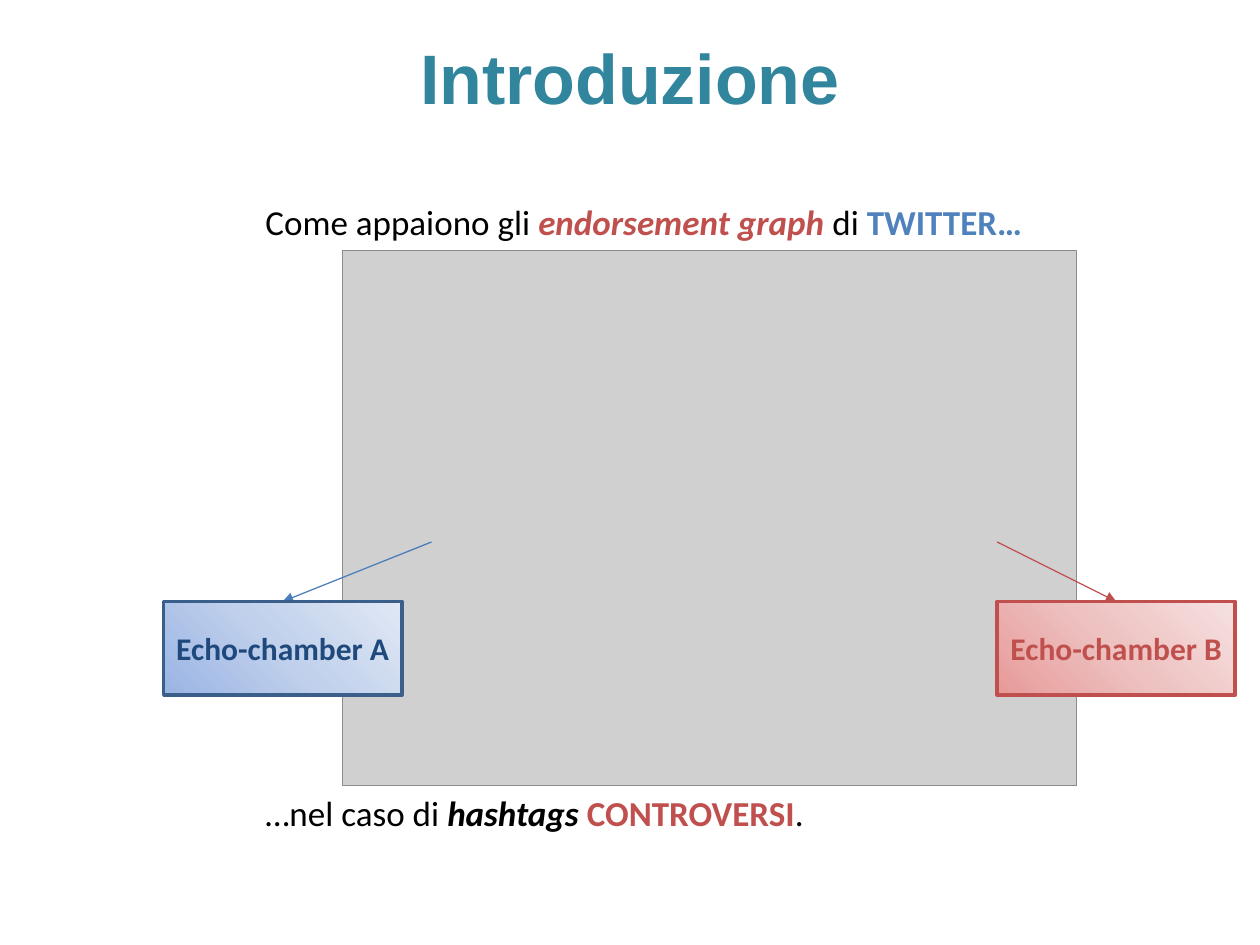
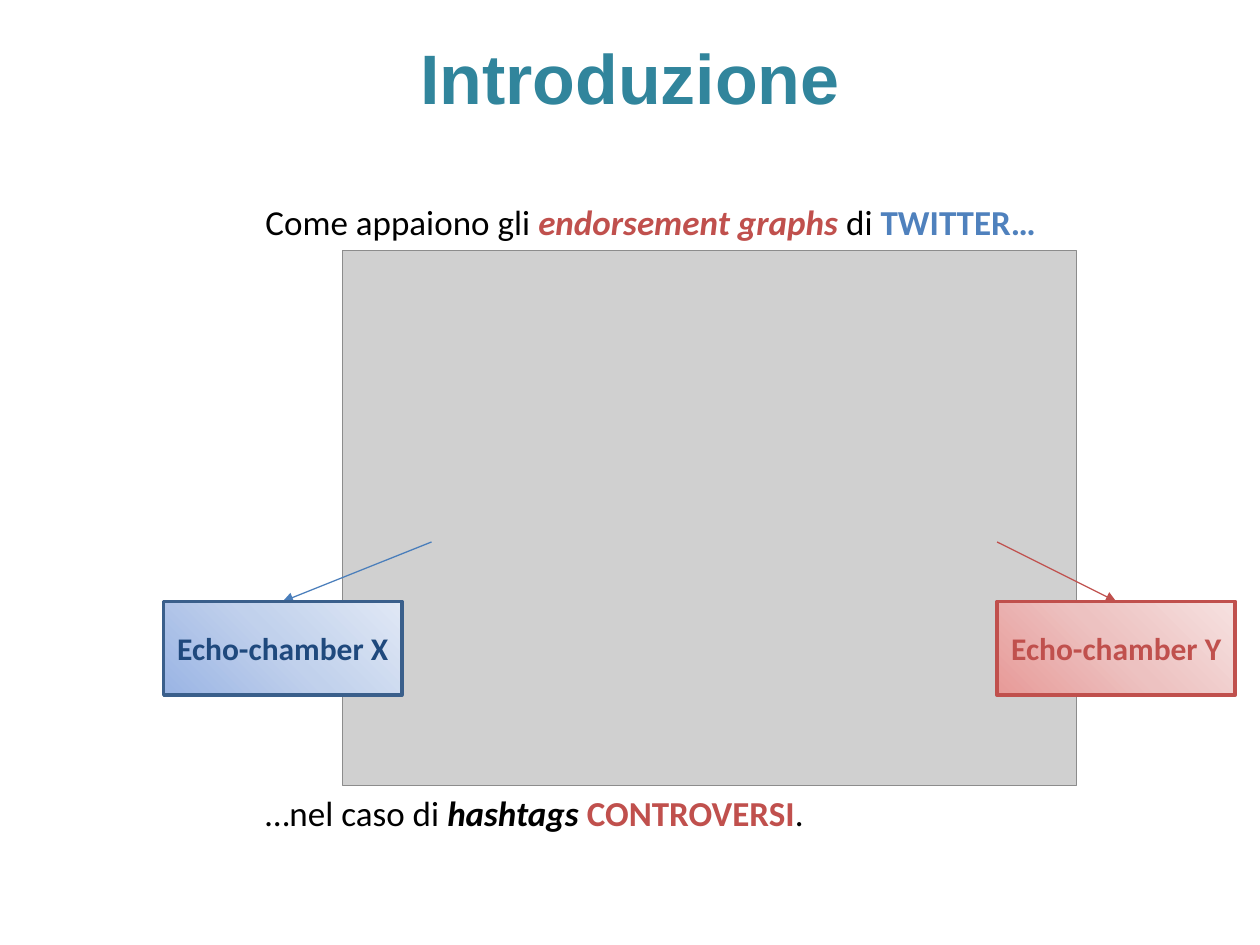
Before and after one commit to sidious1991/TesiLatex, a slide deck: slide 6 of PRESENTAZIONE_TESI/presentazione_agostini_stefano.pptx. Drawn at 1260x945 pixels with LibreOffice and Linux fonts; fonts in the diff are those of the drawing; grey boxes stand for pictures; background and template pictures are left out. Boxes give left, top, right and bottom in pixels: in the first picture for what was removed or moved away, otherwise in the second. Text is boxed around its words. In the diff, an @@ line names an element or a change of style, - is before the commit and + after.

```diff
--- a/PRESENTAZIONE_TESI/presentazione_agostini_stefano.pptx
+++ b/PRESENTAZIONE_TESI/presentazione_agostini_stefano.pptx
@@ text at [265, 210, 1036, 241]: text changed @@
-Come appaiono gli endorsement graph di TWITTER…
+Come appaiono gli endorsement graphs di TWITTER…
@@ text in rectangle at [177, 638, 388, 660]: text changed @@
-Echo-chamber A
+Echo-chamber X
@@ text in rectangle at [1011, 638, 1221, 660]: text changed @@
-Echo-chamber B
+Echo-chamber Y
```
Also in this commit, not shown: 1 other slide changed, 3 slides added, 7 other files.
